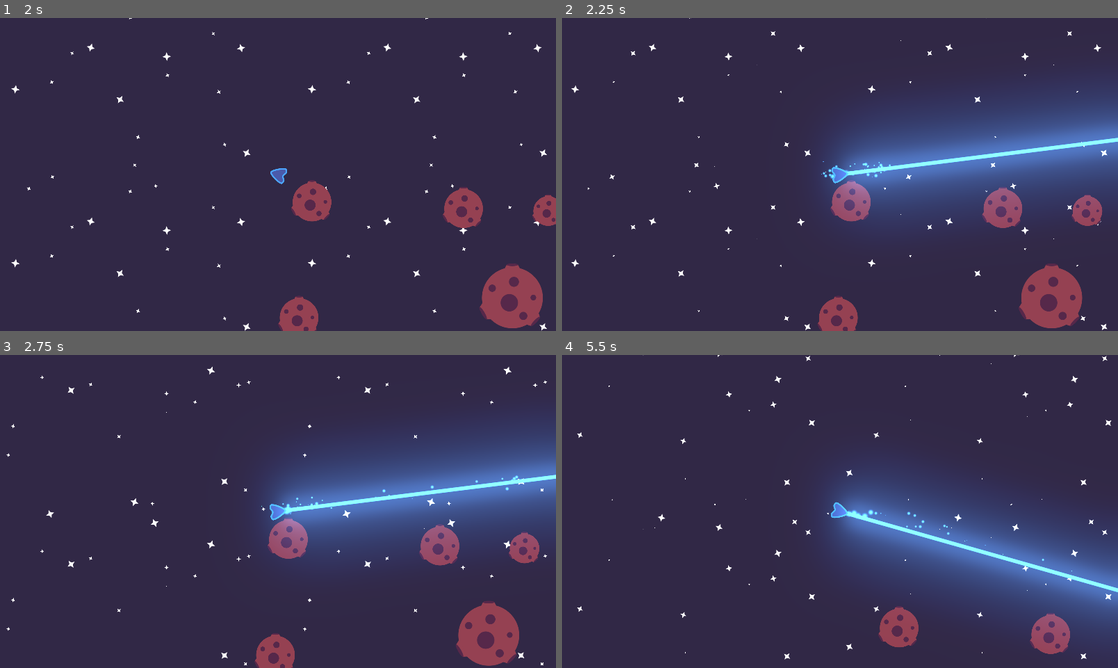
Above: before the commit, frames 1-4 (two rows, left to right).
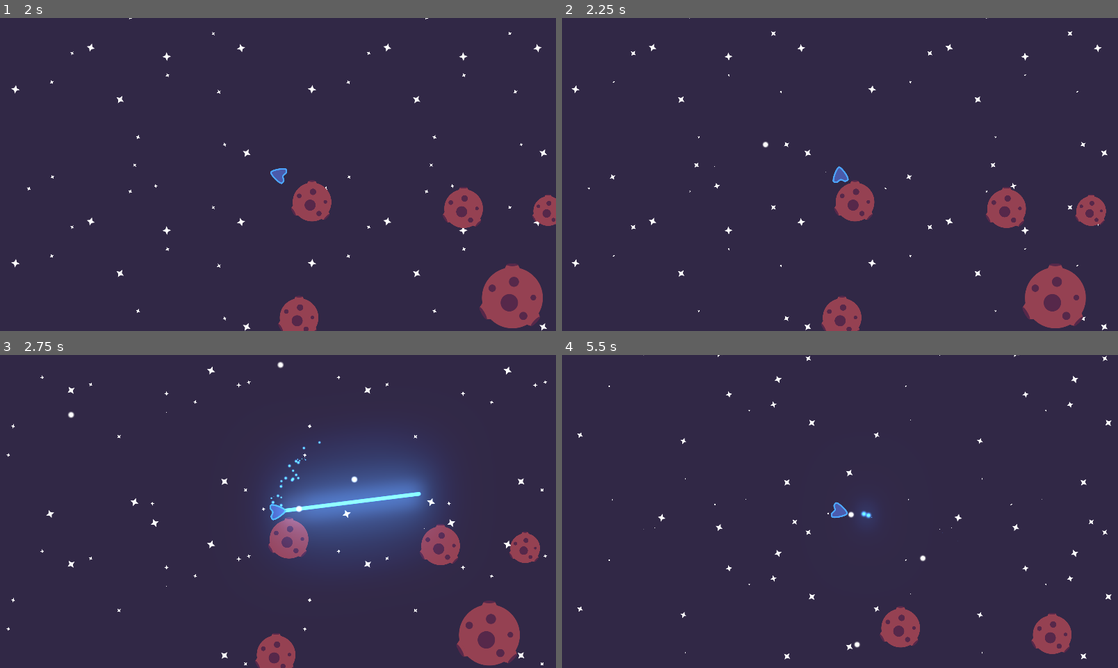
Above: after the commit, the same moments.

Repository: PIWEEK/spacehunters
Game: Godot game, scene res://Menu.tscn
Two runs of this game, one before a commit and one after it. Both use one fixed random seed, a clock stepped at 60 frames per second and the inputs below.
Inputs (mouse positions are in pixels of both pictures, inside the frame that each line leads up to):
- Up to frame 1 (2 s): click (233, 136) at 0.52 s; type "Alex" at 0.6 s; click (233, 146) at 0.75 s; type "12" at 0.83 s; click "Create" at 1.25 s
- Up to frame 2 (2.25 s): move the mouse to (962, 158) at 2.02 s; press the mouse at (962, 158) at 2.03 s; hold Right (ui_right) from 2.03 s (still down)
- Up to frame 3 (2.75 s): keep holding Right (ui_right); right-click (400, 495) at 2.3 s
- Up to frame 4 (5.5 s): move the mouse to (728, 527) at 2.77 s; release Right (ui_right) at 2.78 s; release the mouse at (728, 527) at 2.78 s; hold Down (ui_down) 2.78-3.53 s; right-click (728, 527) at 2.85 s; click (728, 527) at 3.05 s; move the mouse to (895, 442) at 3.52 s; press the mouse at (895, 442) at 3.53 s; hold Right (ui_right) 3.53-4.28 s; right-click (895, 442) at 3.8 s; move the mouse to (812, 574) at 4.27 s; release the mouse at (812, 574) at 4.28 s; hold Up (ui_up) 4.28-5.03 s; right-click (812, 574) at 4.35 s; click (812, 574) at 4.55 s; move the mouse to (1006, 558) at 5.02 s; press the mouse at (1006, 558) at 5.03 s; hold Left (ui_left) from 5.03 s (still down); right-click (1006, 558) at 5.3 s

Frame 1 is identical in both runs. In frame 2, 20% of the frame differs, in the area x 1-100%, y 0-100%; in frame 3, 8.8%; in frame 4, 19%.

Commit message:
plasma shot

Diff:
--- a/LaserBeam/LaserBeam.gd
+++ b/LaserBeam/LaserBeam.gd
@@ -13,7 +13,6 @@
 onready var beam_particles := $BeamParticles2D
 
 onready var line_width: float = fill.width
-
 
 func _ready() -> void:
     set_physics_process(false)
@@ -39,7 +38,6 @@
     set_physics_process(is_casting)
     beam_particles.emitting = is_casting
     casting_particles.emitting = is_casting
-
 
 func cast_beam() -> void:
     var cast_point := cast_to
--- a/LaserBeam/LaserBeam.tscn
+++ b/LaserBeam/LaserBeam.tscn
@@ -2,7 +2,6 @@
 
 [ext_resource path="res://LaserBeam/LaserBeam.gd" type="Script" id=1]
 [ext_resource path="res://Assets/glowing_circle.png" type="Texture" id=2]
-
 
 [sub_resource type="Gradient" id=1]
 offsets = PoolRealArray( 0.582915, 1 )
--- a/PlayerShip.gd
+++ b/PlayerShip.gd
@@ -1,11 +1,14 @@
 extends KinematicBody2D
-
 
 onready var laser := $LaserBeam2D
 onready var network = get_node("/root/Network")
 
-var last_position
+var last_direction
 var speed = 400
+var turn_speed = deg2rad(5)
+var plasma = preload('res://Projectiles/PlasmaShot.tscn')
+var can_fire = true
+var fire_rate := 0.2
 
 puppet var puppet_position = Vector2()
 puppet var puppet_direction = Vector2.ZERO
@@ -17,27 +20,40 @@
         camera.current = true
         self.add_child(camera)
 
+    self.rotation = get_dir()
+
 func _process(delta: float) -> void:
     if is_network_master():
-        pass
+        if Input.is_action_pressed("fire_weapon") && can_fire:
+            plasma_shot()
+            can_fire = false
+            yield(get_tree().create_timer(fire_rate), 'timeout')
+            can_fire = true
+
     elif laser.is_casting != fire_weapon:
         laser.is_casting = fire_weapon
 
+func get_dir():
+    return self.get_angle_to(get_global_mouse_position())
+
 func _physics_process(delta: float) -> void:
-    var new_position = get_global_mouse_position()
+    var dir = get_dir()
     var movement = get_movement();
 
     if is_network_master():
-        if last_position != new_position:
-            look_at(new_position)
-            last_position = new_position
+        if last_direction != dir:
+            if abs(dir) < turn_speed:
+                self.rotation += dir
+            else:
+                if dir > 0: self.rotation += turn_speed
+                if dir < 0: self.rotation -= turn_speed
 
-            rset_unreliable("puppet_direction", new_position)
+            rset_unreliable("puppet_direction", dir)
 
         move_and_collide(movement * speed * delta)
         rset_unreliable("puppet_position", movement * speed)
     else:
-        look_at(puppet_direction)
+        self.rotation = puppet_direction
         move_and_collide(puppet_position * delta)
 
     if get_tree().is_network_server():
@@ -56,11 +72,18 @@
 
 func _unhandled_input(event: InputEvent) -> void:
     if is_network_master():
-        if not event.is_action("fire_weapon"):
+        if not event.is_action("fire_secondary_weapon"):
             return
 
-        laser.is_casting = event.is_action_pressed("fire_weapon")
+        laser.is_casting = event.is_action_pressed("fire_secondary_weapon")
         rset("fire_weapon", laser.is_casting)
+
+func plasma_shot():
+    var projectile = plasma.instance()
+    projectile.global_position = $InitProjectile.global_position
+    projectile.direction = Vector2(cos(self.rotation), sin(self.rotation))
+
+    $'/root/Main'.add_child(projectile)
 
 func init(nickname, start_position):
     global_position = start_position
--- a/PlayerShip.tscn
+++ b/PlayerShip.tscn
@@ -24,3 +24,6 @@
 [node name="CollisionShape2D" type="CollisionShape2D" parent="."]
 position = Vector2( -4.75655, -0.237823 )
 shape = SubResource( 1 )
+
+[node name="InitProjectile" type="Node2D" parent="."]
+position = Vector2( 40, 0 )
--- /dev/null
+++ b/Projectiles/PlasmaShot.gd
@@ -0,0 +1,23 @@
+extends KinematicBody2D
+
+onready var player := $AnimationPlayer
+
+export var speed := 1000.0
+export var damage := 10.0
+export var direction: Vector2
+
+# fill in instanciation
+var shooter: Node
+
+# Called when the node enters the scene tree for the first time.
+func _ready() -> void:
+    player.play("Flicker")
+
+func _physics_process(delta: float) -> void:
+    var collision := move_and_collide(direction * speed * delta)
+
+    if collision:
+       destroy()
+
+func destroy() -> void:
+    queue_free()
--- /dev/null
+++ b/Projectiles/PlasmaShot.tscn
@@ -0,0 +1,53 @@
+[gd_scene load_steps=7 format=2]
+
+[ext_resource path="res://Projectiles/PlasmaShot.gd" type="Script" id=1]
+[ext_resource path="res://Assets/plasma_ball.png" type="Texture" id=2]
+[ext_resource path="res://Shaders/glow_sprite.shader" type="Shader" id=3]
+
+[sub_resource type="ShaderMaterial" id=1]
+shader = ExtResource( 3 )
+shader_param/alpha_intensity_front = 0.5
+shader_param/tint_front = Color( 1, 1, 1, 1 )
+shader_param/alpha_intensity_back = 2.63954
+shader_param/tint_back = Color( 1, 1, 1, 1 )
+shader_param/blend_amount = 1.0
+shader_param/fade_amount = 1.0
+
+[sub_resource type="CircleShape2D" id=2]
+radius = 8.24089
+
+[sub_resource type="Animation" id=3]
+resource_name = "Flicker"
+length = 0.4
+loop = true
+tracks/0/type = "value"
+tracks/0/path = NodePath("Sprite:material:shader_param/alpha_intensity_back")
+tracks/0/interp = 1
+tracks/0/loop_wrap = true
+tracks/0/imported = false
+tracks/0/enabled = true
+tracks/0/keys = {
+"times": PoolRealArray( 0, 0.2 ),
+"transitions": PoolRealArray( 1, 1 ),
+"update": 0,
+"values": [ 3.0, 1.25 ]
+}
+
+[node name="PlasmaShot" type="KinematicBody2D"]
+script = ExtResource( 1 )
+
+[node name="Sprite" type="Sprite" parent="."]
+material = SubResource( 1 )
+scale = Vector2( 0.2, 0.2 )
+texture = ExtResource( 2 )
+
+[node name="CollisionShape2D" type="CollisionShape2D" parent="."]
+shape = SubResource( 2 )
+
+[node name="Life" type="Timer" parent="."]
+wait_time = 0.75
+one_shot = true
+autostart = true
+
+[node name="AnimationPlayer" type="AnimationPlayer" parent="."]
+anims/Flicker = SubResource( 3 )
--- /dev/null
+++ b/Shaders/glow_sprite.shader
@@ -0,0 +1,53 @@
+shader_type canvas_item;
+
+//Shader that draws a sprite that has a drawn-in glow effect on the original
+// instead of generating a new glow. This makes it relatively high performance.
+// The sprite is drawn twice, tinted seperately and blended together.
+// The alpha_intensity_ variables control the falloff of the existing alpha's
+// glow.
+
+uniform float alpha_intensity_front : hint_range(0.0, 3.0) = 1.0;
+uniform vec4 tint_front : hint_color = vec4(1.0,1.0,1.0,1.0);
+uniform float alpha_intensity_back : hint_range(0.0, 3.0) = 1.0;
+uniform vec4 tint_back : hint_color = vec4(1.0,1.0,1.0,1.0);
+uniform float blend_amount : hint_range(0.0, 1.0) = 1.0;
+uniform float fade_amount : hint_range(0.0, 1.0) = 1.0;
+
+vec4 tint_rgba(vec4 tex, vec4 color) {
+	float tint_amount = dot(tex.rgb, vec3(0.222, 0.707, 0.071));
+	vec3 tint = color.rgb * tint_amount;
+	tex.rgb = mix(tex.rgb, tint.rgb, color.a);
+	return tex;
+}
+
+vec4 alpha_intensity(vec4 tex, float fade) {
+	if(tex.a < 0.70) {
+		tex.a = mix(0.0, tex.a, fade);
+	}
+	return tex;
+}
+
+vec4 blend(vec4 origin, vec4 overlay, float blend) {
+	vec4 o = origin;
+	o.a = overlay.a + origin.a * (1.0 - overlay.a);
+	o.rgb = (overlay.rgb * overlay.a + origin.rgb * origin.a * (1.0 - overlay.a)) / (o.a + 0.0000001);
+	o.a = clamp(o.a, 0.0, 1.0);
+	o = mix(origin, o, blend);
+
+	return o;
+}
+
+void fragment() {
+	vec4 main_texture = texture(TEXTURE, UV);
+	vec4 intensity_front_tex = alpha_intensity(main_texture, alpha_intensity_front);
+	vec4 tint_front_tex = tint_rgba(intensity_front_tex, tint_front);
+
+	vec4 intensity_back_tex = alpha_intensity(main_texture, alpha_intensity_back);
+	vec4 tint_back_tex = tint_rgba(intensity_back_tex, tint_back);
+
+	vec4 o = blend(tint_back_tex, tint_front_tex, blend_amount);
+	o.rgb *= main_texture.rgb;
+	o.a = o.a * fade_amount * main_texture.a;
+
+	COLOR = o;
+}
--- /dev/null
+++ b/distorted_view.shader
@@ -0,0 +1,14 @@
+shader_type canvas_item;
+
+//Shader that displays the main viewport, but uses the displacement mask to
+//distort the UVs and generate a shockwave or heattrail-like effect.
+
+uniform float displacement_amount : hint_range(0, 18.0) = 5.0;
+uniform sampler2D displacement_mask;
+
+void fragment() {
+	float uv_displace_amount = displacement_amount * 1.0 / float(textureSize(SCREEN_TEXTURE, 0).x);
+	vec4 displacement = texture(displacement_mask, UV);
+	vec2 displacement_uv = UV + displacement.xy * uv_displace_amount;
+	COLOR = texture(SCREEN_TEXTURE, displacement_uv);
+}
--- /dev/null
+++ b/glow_sprite.shader
@@ -0,0 +1,53 @@
+shader_type canvas_item;
+
+//Shader that draws a sprite that has a drawn-in glow effect on the original
+// instead of generating a new glow. This makes it relatively high performance.
+// The sprite is drawn twice, tinted seperately and blended together.
+// The alpha_intensity_ variables control the falloff of the existing alpha's
+// glow.
+
+uniform float alpha_intensity_front : hint_range(0.0, 3.0) = 1.0;
+uniform vec4 tint_front : hint_color = vec4(1.0,1.0,1.0,1.0);
+uniform float alpha_intensity_back : hint_range(0.0, 3.0) = 1.0;
+uniform vec4 tint_back : hint_color = vec4(1.0,1.0,1.0,1.0);
+uniform float blend_amount : hint_range(0.0, 1.0) = 1.0;
+uniform float fade_amount : hint_range(0.0, 1.0) = 1.0;
+
+vec4 tint_rgba(vec4 tex, vec4 color) {
+	float tint_amount = dot(tex.rgb, vec3(0.222, 0.707, 0.071));
+	vec3 tint = color.rgb * tint_amount;
+	tex.rgb = mix(tex.rgb, tint.rgb, color.a);
+	return tex;
+}
+
+vec4 alpha_intensity(vec4 tex, float fade) {
+	if(tex.a < 0.70) {
+		tex.a = mix(0.0, tex.a, fade);
+	}
+	return tex;
+}
+
+vec4 blend(vec4 origin, vec4 overlay, float blend) {
+	vec4 o = origin;
+	o.a = overlay.a + origin.a * (1.0 - overlay.a);
+	o.rgb = (overlay.rgb * overlay.a + origin.rgb * origin.a * (1.0 - overlay.a)) / (o.a + 0.0000001);
+	o.a = clamp(o.a, 0.0, 1.0);
+	o = mix(origin, o, blend);
+
+	return o;
+}
+
+void fragment() {
+	vec4 main_texture = texture(TEXTURE, UV);
+	vec4 intensity_front_tex = alpha_intensity(main_texture, alpha_intensity_front);
+	vec4 tint_front_tex = tint_rgba(intensity_front_tex, tint_front);
+
+	vec4 intensity_back_tex = alpha_intensity(main_texture, alpha_intensity_back);
+	vec4 tint_back_tex = tint_rgba(intensity_back_tex, tint_back);
+
+	vec4 o = blend(tint_back_tex, tint_front_tex, blend_amount);
+	o.rgb *= main_texture.rgb;
+	o.a = o.a * fade_amount * main_texture.a;
+
+	COLOR = o;
+}
--- a/project.godot
+++ b/project.godot
@@ -70,6 +70,11 @@
 "events": [ Object(InputEventMouseButton,"resource_local_to_scene":false,"resource_name":"","device":0,"alt":false,"shi …(212 unchanged characters)…
  ]
 }
+fire_secondary_weapon={
+"deadzone": 0.5,
+"events": [ Object(InputEventMouseButton,"resource_local_to_scene":false,"resource_name":"","device":0,"alt":false,"shift":false,"control":false,"meta":false,"command":false,"button_mask":0,"position":Vector2( 0, 0 ),"global_position":Vector2( 0, 0 ),"factor":1.0,"button_index":2,"pressed":false,"doubleclick":false,"script":null)
+ ]
+}
 
 [rendering]
 
Binary file added: Assets/plasma_ball.png
Not shown, added: Assets/plasma_ball.png.import
